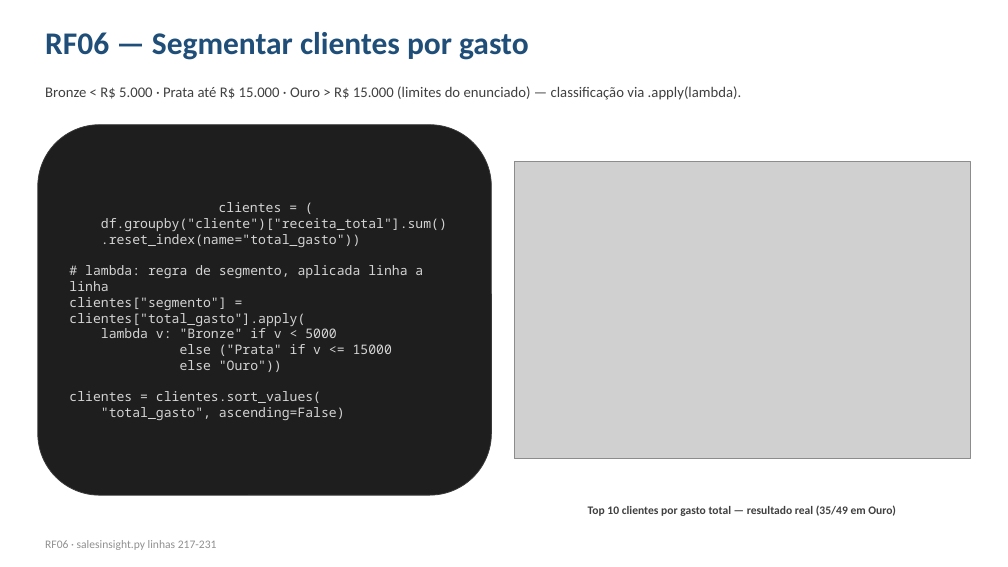
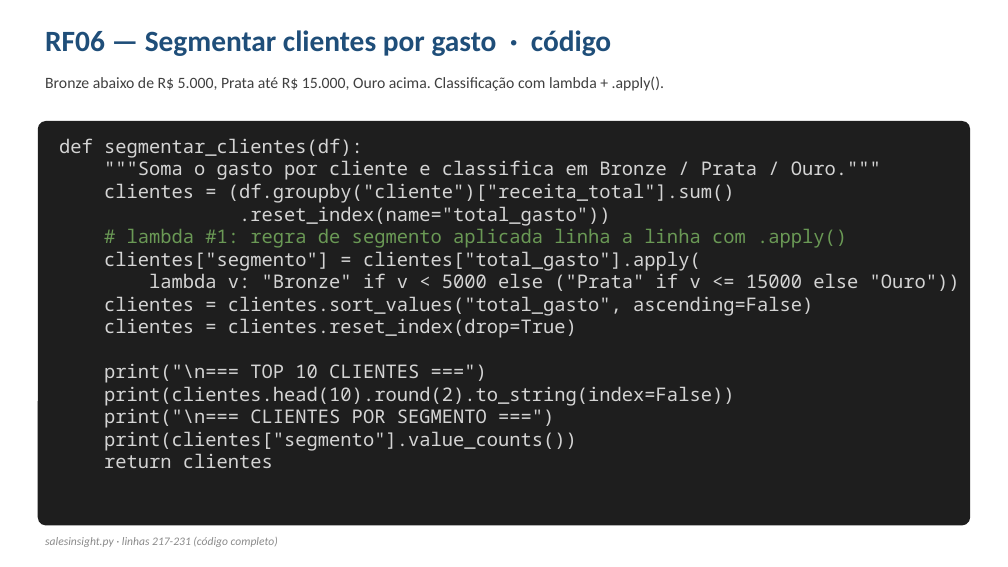
Before and after one commit to petersongardin/SalesInsight-PY, a slide deck: slide 14 of SalesInsight_PY.pptx (slide 8 before the commit). Drawn at 1008x567 pixels with LibreOffice and Linux fonts; fonts in the diff are those of the drawing; grey boxes stand for pictures. Boxes give left, top, right and bottom in pixels: in the first picture for what was removed or moved away, otherwise in the second. Text is boxed around its words. In the diff, an @@ line names an element or a change of style, - is before the commit and + after.

```diff
--- a/SalesInsight_PY.pptx
+++ b/SalesInsight_PY.pptx
@@ text at <box>45,30,611,56</box>: text changed; size 30 to 28 pt @@
-RF06 — Segmentar clientes por gasto
+RF06 — Segmentar clientes por gasto · código
@@ text at <box>45,76,664,91</box>: text changed; size 14 to 15 pt @@
-Bronze < R$ 5.000 · Prata até R$ 15.000 · Ouro > R$ 15.000 (limites do enunciado) — classificação via .apply(lambda).
+Bronze abaixo de R$ 5.000, Prata até R$ 15.000, Ouro acima. Classificação com lambda + .apply().
@@ rounded rectangle "def segmentar_clientes(df):": place and size @@
-rounded rectangle "def segmentar_clientes(df):" at <box>38,125,492,495</box>
+rounded rectangle "def segmentar_clientes(df):" at <box>38,121,970,526</box>
@@ rounded rectangle "def segmentar_clientes(df):" at <box>38,121,970,526</box>: vertical alignment middle to top; outline #3A3A3A 0.75 pt to none; proportions changed @@
@@ text in rounded rectangle at <box>59,138,881,203</box>: text changed; size 12.5 to 17.9 pt @@
-clientes = (
-df.groupby("cliente")["receita_total"].sum()
+def segmentar_clientes(df):
+"""Soma o gasto por cliente e classifica em Bronze / Prata / Ouro."""
+clientes = (df.groupby("cliente")["receita_total"].sum()
@@ picture removed at <box>514,161,970,458</box> @@
@@ text in rounded rectangle at <box>104,206,701,271</box>: size 12.5 to 17.9 pt in ".reset_index(name="total_gasto"))", "clientes["segmento"] = clientes["total_gasto"].apply(" @@
@@ text in rounded rectangle at <box>127,225,847,248</box>: text changed; size 12.5 to 17.9 pt; text colour #D4D4D4 to #6A9955 @@
-# lambda: regra de segmento, aplicada linha a linha
+# lambda #1: regra de segmento aplicada linha a linha com .apply()
@@ text in rounded rectangle at <box>104,273,960,468</box>: text changed; size 12.5 to 17.9 pt @@
-lambda v: "Bronze" if v < 5000
-else ("Prata" if v <= 15000
-else "Ouro"))
-clientes = clientes.sort_values(
-"total_gasto", ascending=False)
+lambda v: "Bronze" if v < 5000 else ("Prata" if v <= 15000 else "Ouro"))
+clientes = clientes.sort_values("total_gasto", ascending=False)
+clientes = clientes.reset_index(drop=True)
+print("\n=== TOP 10 CLIENTES ===")
+print(clientes.head(10).round(2).to_string(index=False))
+print("\n=== CLIENTES POR SEGMENTO ===")
+print(clientes["segmento"].value_counts())
+return clientes
@@ text removed at <box>588,505,896,516</box> @@
-Top 10 clientes por gasto total — resultado real (35/49 em Ouro)
@@ text at <box>45,537,278,547</box>: text changed; text colour #909090 to #8A8A8A; italic on @@
-RF06 · salesinsight.py linhas 217-231
+salesinsight.py · linhas 217-231 (código completo)
```
Also in this commit, not shown: 18 other slides changed, 19 slides added, 2 slides removed, 15 other files.
